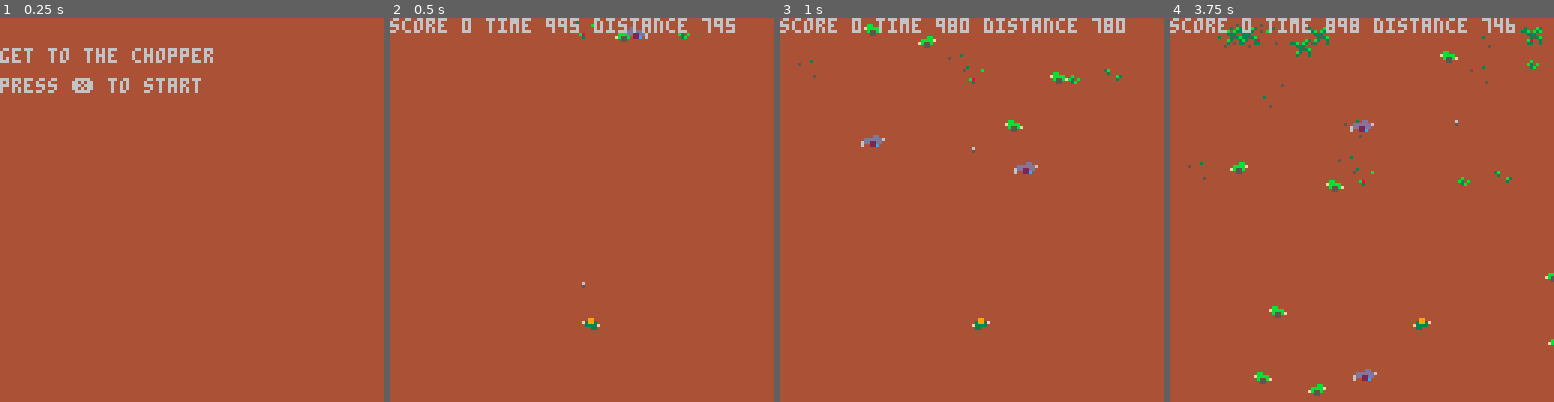
Above: before the commit, frames 1-4 (left to right).
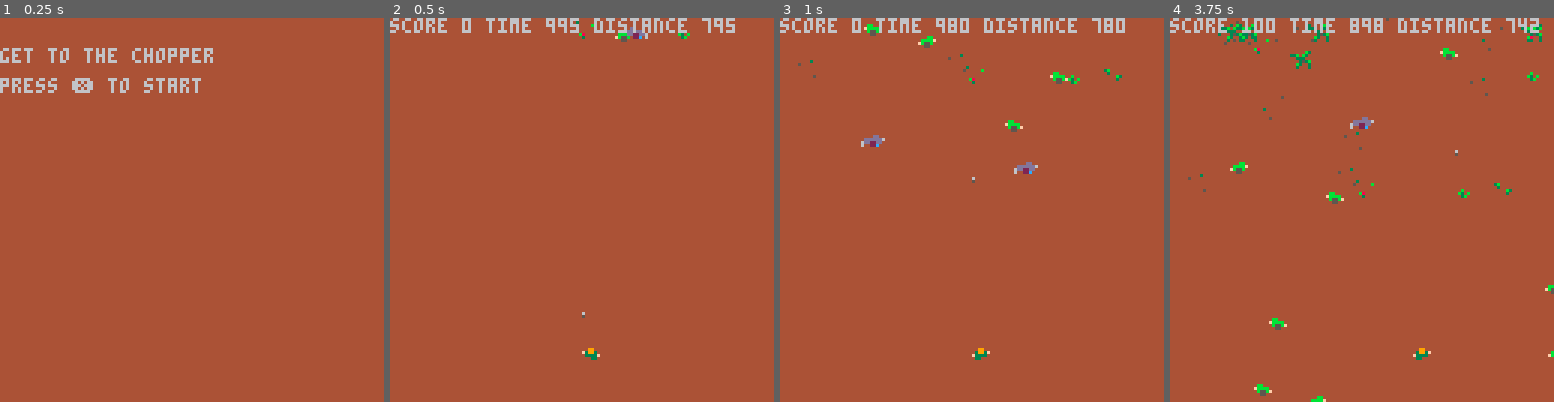
Above: after the commit, the same moments.

Repository: pond823/GetToTheChopper
Game: PICO-8 cartridge gettothechopper.p8
Two runs of this game, one before a commit and one after it. Both use one fixed random seed, a clock stepped at 60 frames per second and the inputs below.
Inputs:
- Up to frame 1 (0.25 s): no input
- Up to frame 2 (0.5 s): tap X (X key) at 0.33 s
- Up to frame 3 (1 s): no input
- Up to frame 4 (3.75 s): tap X (X key) at 1.07, 1.85, 2.97 s; hold Right 1.6-2.1 s; hold Right 2.47-3.03 s; hold Left 3.08-3.58 s

Frame 1 is identical in both runs. In frame 2, 0.2% of the frame differs, in the area x 50-55%, y 68-90%; in frame 3, 0.2%; in frame 4, 3.8%, in the area x 4-100%, y 0-100%.

Commit message:
Predators shoot plasma, player moved down 10 pxs

Diff:
--- a/gettothechopper.p8
+++ b/gettothechopper.p8
@@ -21,10 +21,11 @@
 terrain = {}
 bad_guys = {}
 predators = {}
+predator_plasma={}
 
 function _init()
-
-  player.sprite = new_sprite(64,100,5,{1,2},1,0,0,6,4)
+  player.base = 110
+  player.sprite = new_sprite(64,player.base,5,{1,2},1,0,0,6,4)
 
 end
 
@@ -59,7 +60,8 @@
   foreach(terrain, scroll_terrain)
   foreach(bad_guys, scroll_bad_guy)
   foreach(predators, scroll_predator)
-
+  foreach(predator_plasma, scroll_plasma)
+  predator_shoot()
   knock_down_check()
   bullets_collide()
   player_collide()
@@ -106,6 +108,14 @@
   end
 end
 
+function scroll_plasma(item)
+  item.y+=game.scroll+3
+  if (item.y >128) then
+    del(predator_plasma,item)
+    del(sprites,item)
+  end
+end
+
 function add_random_bad_guy()
   type = flr(rnd(15))
   if (type == 1) then
@@ -153,7 +163,20 @@
         end
       end
     end
-  end
+    for _,predator in pairs(predators) do
+       if (bullet != nil and predator != nil) then
+        if (collison(bullet, predator)) then
+
+          del(predators,predator)
+          del(bullet,bullets)
+          del(sprites,predator)
+          del(sprites,bullets)
+          game.score +=100
+        end
+      end
+    end
+  end
+
 end
 
 function player_collide()
@@ -165,7 +188,7 @@
           game.scroll = 0
           game.get_up_timer = 30
           del(sprites,player.sprite)
-          player.sprite = new_sprite(player.sprite.x,100,5,{5,6},1,0,0,6,4)
+          player.sprite = new_sprite(player.sprite.x,player.base,5,{5,6},1,0,0,6,4)
         end
       end
     end
@@ -175,7 +198,20 @@
           game.scroll = 0
           game.get_up_timer = 40
           del(sprites,player.sprite)
-          player.sprite = new_sprite(player.sprite.x,100,3,{5,6},1,0,0,6,4)
+          player.sprite = new_sprite(player.sprite.x,player.base,3,{5,6},1,0,0,6,4)
+        end
+      end
+    end
+
+    for _,plasma in pairs(predator_plasma) do
+    if (player.sprite != nil and plasma != nil) then
+      if (collison(player.sprite, plasma)) then
+          del(predator_plasma, plasma)
+          del(sprites,plasma)
+          game.scroll = 0
+          game.get_up_timer = 40
+          del(sprites,player.sprite)
+          player.sprite = new_sprite(player.sprite.x,player.base,3,{5,6},1,0,0,6,4)
         end
       end
     end
@@ -188,7 +224,20 @@
   if (game.get_up_timer == 1) then
     game.scroll = 1
     del(sprites,player.sprite)
-    player.sprite = new_sprite(player.sprite.x,100,5,{1,2},1,0,0,6,4)
+    player.sprite = new_sprite(player.sprite.x,player.base,5,{1,2},1,0,0,6,4)
+  end
+end
+
+function predator_shoot()
+  for _,predator in pairs(predators) do
+    if (predator != nil) then
+      if (player.sprite.x > predator.x-2 and player.sprite.x < predator.x+8) then
+        if (game.timer % 10 == 1) then
+          p = new_sprite(predator.x+3,predator.y+5,100,{17},1,0,0,1,3)
+          add(predator_plasma, p)
+        end
+      end
+    end
   end
 end
 
@@ -312,11 +361,11 @@
 00700700000000000000000000000000000000000000000000000000000000000000000000000000000000000000000000000000000000000000000000000000
 00000000000000000000000000000000000000000000000000000000000000000000000000000000000000000000000000000000000000000000000000000000
 00000000000000000000000000000000000000000000000000000000000000000000000000000000000000000000000000000000000000000000000000000000
-60000000000000000000000000000000000000000000000000000000000000000000000000000000000000000000000000000000000000000000000000000000
-50000000000000000000000000000000000000000000000000000000000000000000000000000000000000000000000000000000000000000000000000000000
-00000000000c00000000000000000000000000000000000000000000000000000000000000000000000000000000000000000000000000000000000000000000
-00000000000c00000000000000000000000000000000000000000000000000000000000000000000000000000000000000000000000000000000000000000000
-00000000000200000000000000000000000000000000000000000000000000000000000000000000000000000000000000000000000000000000000000000000
+60000000c00000000000000000000000000000000000000000000000000000000000000000000000000000000000000000000000000000000000000000000000
+50000000c00000000000000000000000000000000000000000000000000000000000000000000000000000000000000000000000000000000000000000000000
+00000000200000000000000000000000000000000000000000000000000000000000000000000000000000000000000000000000000000000000000000000000
+00000000000000000000000000000000000000000000000000000000000000000000000000000000000000000000000000000000000000000000000000000000
+00000000000000000000000000000000000000000000000000000000000000000000000000000000000000000000000000000000000000000000000000000000
 00000000000000000000000000000000000000000000000000000000000000000000000000000000000000000000000000000000000000000000000000000000
 00000000000000000000000000000000000000000000000000000000000000000000000000000000000000000000000000000000000000000000000000000000
 00000000000000000000000000000000000000000000000000000000000000000000000000000000000000000000000000000000000000000000000000000000
